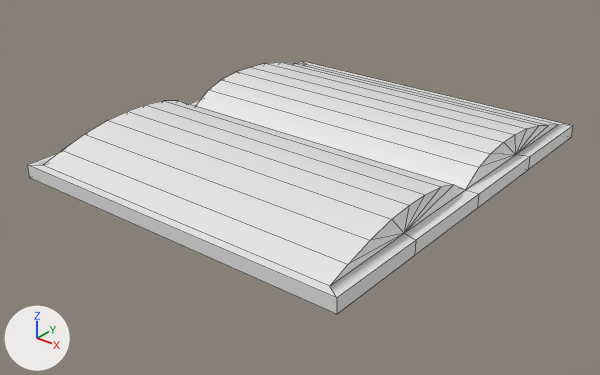
Renders of the Blender file kantorphobia/Assets/Models/writingBook.blend from each side of a commit.
One viewpoint serves both versions: a 50 mm camera at (1.654, -2.15, 1.167) aimed at (0.005, -0.09, -0.111). Arrows for +X, +Y and +Z are at lower left; the lights stay in place. Mesh edges are drawn as thin lines.
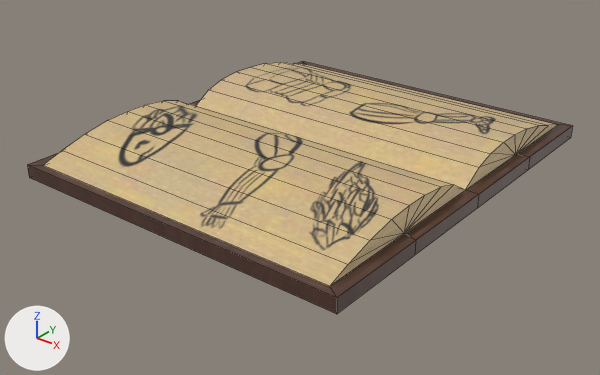
Edits to the scene script, one JSON object a line:
```json
{"op": "add", "block": "img_writingbooktexture2_png", "code": ["img_writingbooktexture2_png = load_image('writingBookTexture2.png', '../Materials/Textures/writingBookTexture2.png', 900, 900, 'sRGB')"]}
{"op": "remove", "block": "mat_material", "code": "mat_material.base_color = (0.8, 0.8, 0.8)  # white #e7e7e7"}
{"op": "add", "block": "mat_material", "code": "mat_material.texture = img_writingbooktexture2_png"}
{"block": "me_cube", "where": "# used by ob_cube; location = (0.0, 0.0, 0.0); scale = (0.641, 1.0, 0.024)"}
{"op": "remove", "block": "me_cube", "code": "me_cube.from_pydata(...)  # 58 vertices, 74 faces; spans x -1.0..1.0, y -0.74..0.74, z -1.0..4.4"}
{"op": "add", "block": "me_cube", "code": "me_cube.from_pydata(...)  # 58 vertices, 72 faces; spans x -1.0..1.0, y -0.74..0.74, z -1.0..4.4"}
{"block": "me_cube", "change": "me_cube part 1: 52 kept faces spanning x -1.0..1.0, y -0.74..0.74, z -1.0..4.4 get new texture (UV) coordinates"}
```

Where the change shows, as pixel boxes (x1, y1, x2, y2) in the pictures (600 x 375 px):
```json
{"object": "Cube", "change": "surface changed, reshaped", "before": [27, 61, 573, 314], "after": [27, 61, 573, 314], "on screen": "white to beige"}
{"part": 1, "of": "me_cube", "change": "surface changed", "before": [43, 62, 557, 286], "after": [43, 62, 557, 286], "on screen": "white to beige"}
```
